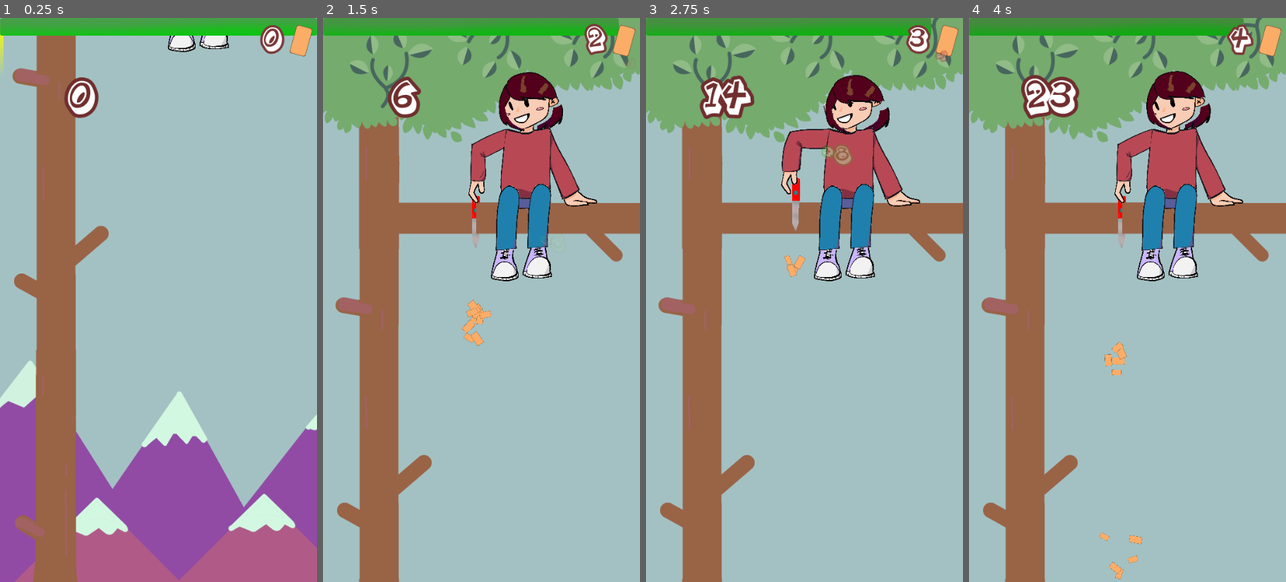
Above: before the commit, frames 1-4 (left to right).
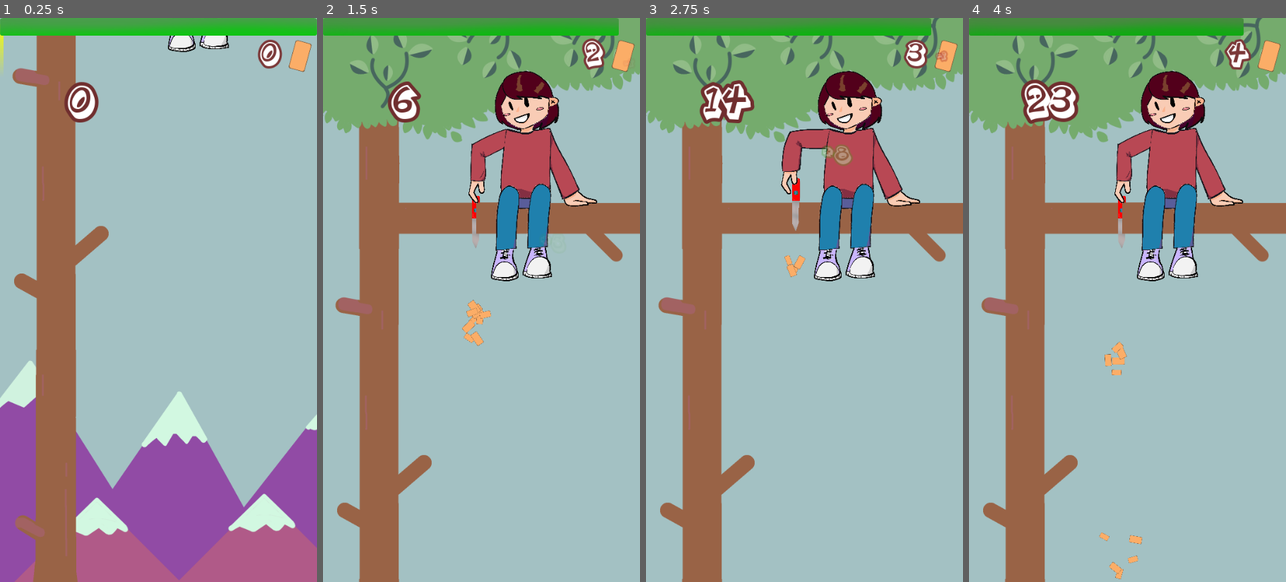
Above: after the commit, the same moments.

Repository: Combativ/SawTheWorld
Game: Godot game, scene res://scenes/main.tscn
Two runs of this game, one before a commit and one after it. Both use one fixed random seed, a clock stepped at 60 frames per second and the inputs below. Sound files missing from this copy of the repository are replaced by a short silence.
Inputs (mouse positions are in pixels of both pictures, inside the frame that each line leads up to):
- Up to frame 1 (0.25 s): no input
- Up to frame 2 (1.5 s): move the mouse to (551, 271) at 0.52 s; hold Right (ui_right) 0.53-1.28 s; move the mouse to (418, 328) at 1.27 s; hold Down (ui_down) from 1.28 s (still down)
- Up to frame 3 (2.75 s): move the mouse to (836, 175) at 2.02 s; release Down (ui_down) at 2.03 s; hold Right (ui_right) from 2.03 s (still down)
- Up to frame 4 (4 s): move the mouse to (1111, 412) at 2.77 s; release Right (ui_right) at 2.78 s; hold Up (ui_up) 2.78-3.53 s; move the mouse to (1222, 384) at 3.52 s; hold Left (ui_left) from 3.53 s (still down)

The runs differ from the first frame. In frame 1, 1.3% of the frame differs, in the area x 20-99%, y 1-19%; in frame 2, 2.1%; in frame 3, 2.8%, in the area x 16-99%, y 1-21%; in frame 4, 2.7%.

Commit message:
Update 0.7 ^.^

Diff:
--- a/bpb game jam/2020/Saw the world(Project)/scenes/character/footwear/footwear.gd
+++ b/bpb game jam/2020/Saw the world(Project)/scenes/character/footwear/footwear.gd
@@ -2,15 +2,3 @@
 
 func _ready():
 	position = Vector2(175, 405)
-
-
-#func _process(delta):
-#	if Input.is_action_pressed("ui_down"):
-#		position.y += 1
-#	if Input.is_action_pressed("ui_up"):
-#		position.y -= 1
-#	if Input.is_action_pressed("ui_left"):
-#		position.x -= 1
-#	if Input.is_action_pressed("ui_right"):
-#		position.x += 1
-#	print(position)
--- a/bpb game jam/2020/Saw the world(Project)/scenes/character/hairstyles/hairstyle.gd
+++ b/bpb game jam/2020/Saw the world(Project)/scenes/character/hairstyles/hairstyle.gd
@@ -4,15 +4,3 @@
 	position = Vector2(215, -1595)
 
 	print(self.get_owner())
-
-
-func _process(delta):
-	if Input.is_action_pressed("ui_down"):
-		offset.y += 1
-	if Input.is_action_pressed("ui_up"):
-		offset.y -= 1
-	if Input.is_action_pressed("ui_left"):
-		offset.x -= 1
-	if Input.is_action_pressed("ui_right"):
-		offset.x += 1
-	print(offset)
--- a/bpb game jam/2020/Saw the world(Project)/scenes/character/pullovers/pullover.gd
+++ b/bpb game jam/2020/Saw the world(Project)/scenes/character/pullovers/pullover.gd
@@ -11,14 +11,3 @@
 		set_frame(1)
 	else:
 		set_frame(0)
-
-
-#	if Input.is_action_pressed("ui_down"):
-#		position.y += 1
-#	if Input.is_action_pressed("ui_up"):
-#		position.y -= 1
-#	if Input.is_action_pressed("ui_left"):
-#		position.x -= 1
-#	if Input.is_action_pressed("ui_right"):
-#		position.x += 1
-#	print(position)
--- a/bpb game jam/2020/Saw the world(Project)/scenes/character/trousers/trouser.gd
+++ b/bpb game jam/2020/Saw the world(Project)/scenes/character/trousers/trouser.gd
@@ -2,15 +2,3 @@
 
 func _ready():
 	position = Vector2(225, -315)
-
-
-#func _process(delta):
-#	if Input.is_action_pressed("ui_down"):
-#		position.y += 1
-#	if Input.is_action_pressed("ui_up"):
-#		position.y -= 1
-#	if Input.is_action_pressed("ui_left"):
-#		position.x -= 1
-#	if Input.is_action_pressed("ui_right"):
-#		position.x += 1
-#	print(position)
--- a/bpb game jam/2020/Saw the world(Project)/scenes/game.tscn
+++ b/bpb game jam/2020/Saw the world(Project)/scenes/game.tscn
@@ -45,15 +45,15 @@
 [ext_resource path="res://fonts/planetbe.ttf" type="DynamicFontData" id=43]
 [ext_resource path="res://scenes/pointLabel.gd" type="Script" id=44]
 [ext_resource path="res://scenes/sawdustLabel.gd" type="Script" id=45]
-[ext_resource path="res://sprites/GUI/Lebensleiste.png" type="Texture" id=46]
+[ext_resource path="res://sprites/GUI/healthbar.png" type="Texture" id=46]
 [ext_resource path="res://scenes/Sprite.gd" type="Script" id=47]
 [ext_resource path="res://scenes/Menu.gd" type="Script" id=48]
-[ext_resource path="res://sprites/GUI/MenuButton(noTEXT).png" type="Texture" id=49]
+[ext_resource path="res://sprites/GUI/Button_Empty.png" type="Texture" id=49]
 [ext_resource path="res://scenes/Restart.gd" type="Script" id=50]
 [ext_resource path="res://scenes/Upgrade.gd" type="Script" id=51]
 [ext_resource path="res://sounds/Upgrade.wav" type="AudioStream" id=52]
 [ext_resource path="res://scenes/Quit.gd" type="Script" id=53]
-[ext_resource path="res://sprites/GUI/MENU-Background_noTEXT.png" type="Texture" id=54]
+[ext_resource path="res://sprites/GUI/Menu_Background.png" type="Texture" id=54]
 [ext_resource path="res://scenes/TimeBonusLabel.gd" type="Script" id=55]
 [ext_resource path="res://scenes/Highscore.gd" type="Script" id=56]
 [ext_resource path="res://scenes/TreesKilled.gd" type="Script" id=57]
@@ -185,36 +185,36 @@
 extra_spacing_char = 2
 font_data = ExtResource( 43 )
 
-[sub_resource type="DynamicFont" id=10]
-size = 64
-font_data = ExtResource( 43 )
-
 [sub_resource type="DynamicFont" id=11]
 size = 34
 outline_size = 6
 outline_color = Color( 0, 0, 0, 1 )
-extra_spacing_char = 9
+extra_spacing_char = 20
+font_data = ExtResource( 43 )
+
+[sub_resource type="DynamicFont" id=10]
+size = 64
 font_data = ExtResource( 43 )
 
 [sub_resource type="DynamicFont" id=12]
-size = 31
+size = 34
 outline_size = 6
 outline_color = Color( 0, 0, 0, 1 )
-extra_spacing_char = 2
+extra_spacing_char = 7
 font_data = ExtResource( 43 )
 
 [sub_resource type="DynamicFont" id=13]
 size = 37
 outline_size = 5
 outline_color = Color( 0.529412, 0.0784314, 0.0784314, 1 )
-extra_spacing_char = 2
+extra_spacing_char = 4
 font_data = ExtResource( 43 )
 
 [sub_resource type="DynamicFont" id=14]
 size = 27
 outline_size = 4
 outline_color = Color( 0.168627, 0.129412, 0.45098, 1 )
-extra_spacing_char = 3
+extra_spacing_char = 6
 font_data = ExtResource( 43 )
 
 [sub_resource type="DynamicFont" id=15]
@@ -236,6 +236,7 @@
 }
 
 [node name="Tree" type="Node2D" parent="."]
+editor/display_folded = true
 script = ExtResource( 3 )
 
 [node name="trunk" type="AnimatedSprite" parent="Tree"]
@@ -244,6 +245,7 @@
 centered = false
 
 [node name="branch" type="Area2D" parent="Tree"]
+editor/display_folded = true
 position = Vector2( 521.548, 628.869 )
 z_index = 4
 script = ExtResource( 8 )
@@ -268,6 +270,7 @@
 anims/fall = SubResource( 4 )
 
 [node name="human" type="Node2D" parent="Tree/branch"]
+editor/display_folded = true
 position = Vector2( -1.29999, 28.6 )
 scale = Vector2( 0.3, 0.3 )
 script = ExtResource( 14 )
@@ -353,16 +356,15 @@
 volume_db = -10.0
 
 [node name="HUD" type="CanvasLayer" parent="."]
-editor/display_folded = true
 script = ExtResource( 42 )
 
 [node name="pointLabel" type="Label" parent="HUD"]
 anchor_right = 1.0
 anchor_bottom = 1.0
 margin_left = 1.20001
-margin_top = 82.8
+margin_top = 90.8
 margin_right = -263.8
-margin_bottom = -772.2
+margin_bottom = -764.2
 custom_fonts/font = SubResource( 8 )
 text = "0"
 align = 1
@@ -371,10 +373,10 @@
 
 [node name="sawdustLabel" type="Label" parent="HUD"]
 anchor_right = 1.0
-margin_left = 232.008
-margin_top = -0.532169
-margin_right = -60.9919
-margin_bottom = 76.4678
+margin_left = 228.225
+margin_top = 23.2438
+margin_right = -64.7745
+margin_bottom = 100.244
 custom_fonts/font = SubResource( 9 )
 text = "0"
 align = 2
@@ -388,42 +390,38 @@
 script = ExtResource( 47 )
 
 [node name="Holz" type="Sprite" parent="HUD"]
-position = Vector2( 512.838, 38.707 )
+position = Vector2( 511.217, 64.6444 )
 rotation = 0.268781
 scale = Vector2( 0.799207, 0.799207 )
 texture = ExtResource( 29 )
 
 [node name="Menu" type="CanvasLayer" parent="."]
-editor/display_folded = true
 script = ExtResource( 48 )
 
 [node name="Restart" type="Button" parent="Menu"]
-editor/display_folded = true
-margin_left = 37.0
-margin_top = 389.0
-margin_right = 493.0
-margin_bottom = 493.0
-custom_fonts/font = SubResource( 10 )
+margin_left = 34.7441
+margin_top = 431.186
+margin_right = 508.744
+margin_bottom = 520.186
 icon = ExtResource( 49 )
 flat = true
 align = 0
 script = ExtResource( 50 )
 
 [node name="RESTART" type="Label" parent="Menu/Restart"]
-margin_left = 18.2065
-margin_top = 5.84064
-margin_right = 435.206
-margin_bottom = 103.841
+margin_left = 16.0
+margin_right = 459.0
+margin_bottom = 84.0
 custom_fonts/font = SubResource( 11 )
-text = ">      RESTART"
+text = "restart!"
+align = 1
 valign = 1
 
 [node name="Upgrade" type="Button" parent="Menu"]
-editor/display_folded = true
 margin_left = 34.5059
-margin_top = 498.348
-margin_right = 489.506
-margin_bottom = 569.348
+margin_top = 528.922
+margin_right = 508.506
+margin_bottom = 632.922
 custom_fonts/font = SubResource( 10 )
 icon = ExtResource( 49 )
 flat = true
@@ -433,38 +431,38 @@
 stream = ExtResource( 52 )
 
 [node name="UPGRADE" type="Label" parent="Menu/Upgrade"]
-margin_left = 18.3275
-margin_top = 5.41327
-margin_right = 410.328
-margin_bottom = 103.413
+margin_left = 8.0
+margin_top = 11.0
+margin_right = 467.0
+margin_bottom = 78.0
 custom_fonts/font = SubResource( 11 )
-text = ">      UPGRADE"
+text = "upgrade"
+align = 1
 valign = 1
 
 [node name="Quit" type="Button" parent="Menu"]
-editor/display_folded = true
-margin_left = 39.3463
-margin_top = 617.278
-margin_right = 495.346
-margin_bottom = 688.278
+margin_left = 35.9168
+margin_top = 633.276
+margin_right = 509.917
+margin_bottom = 737.276
 custom_fonts/font = SubResource( 10 )
 icon = ExtResource( 49 )
 flat = true
 script = ExtResource( 53 )
 
 [node name="QUIT" type="Label" parent="Menu/Quit"]
-margin_left = 18.9194
-margin_top = 4.6673
-margin_right = 416.919
-margin_bottom = 102.667
+margin_left = 8.0
+margin_top = 9.0
+margin_right = 466.0
+margin_bottom = 81.0
 custom_fonts/font = SubResource( 11 )
-text = ">         QUIT"
+text = "quit"
+align = 1
 valign = 1
 
 [node name="background" type="Sprite" parent="Menu"]
-editor/display_folded = true
-position = Vector2( 245, 510 )
-scale = Vector2( 0.9125, 0.966667 )
+position = Vector2( 270, 530 )
+scale = Vector2( 0.9, 0.9 )
 z_index = -1
 texture = ExtResource( 54 )
 __meta__ = {
@@ -472,12 +470,14 @@
 }
 
 [node name="label" type="Label" parent="Menu/background"]
-margin_left = -249.46
-margin_top = -227.272
-margin_right = 418.54
-margin_bottom = -129.272
+margin_left = -300.0
+margin_top = -227.0
+margin_right = 300.0
+margin_bottom = -111.0
 custom_fonts/font = SubResource( 12 )
-text = "CONGRATULATIONS, YOU DIED!"
+text = "CONGRATULATIONS,
+YOU DIED!"
+align = 1
 valign = 1
 
 [node name="TimeBonusLabel" type="Label" parent="Menu"]
@@ -503,9 +503,9 @@
 
 [node name="TreesKilled" type="Label" parent="Menu"]
 margin_left = 272.397
-margin_top = 250.0
+margin_top = 263.0
 margin_right = 544.397
-margin_bottom = 280.0
+margin_bottom = 293.0
 custom_fonts/font = SubResource( 15 )
 custom_colors/font_color = Color( 1, 0.172549, 0.172549, 1 )
 text = "Trees killed: "
Binary file added: bpb game jam/2020/Saw the world(Project)/sprites/GUI/Button_Cool.png
Not shown, changed: bpb game jam/2020/Saw the world(Project)/sprites/GUI/Button_Cool.png.import
Binary file added: bpb game jam/2020/Saw the world(Project)/sprites/GUI/Button_Empty.png
Not shown, changed: bpb game jam/2020/Saw the world(Project)/sprites/GUI/Button_Empty.png.import
Renamed: bpb game jam/2020/Saw the world(Project)/sprites/GUI/MenuButton(noTEXT).png -> bpb game jam/2020/Saw the world(Project)/sprites/GUI/Button_empty(old).png
Not shown, changed: bpb game jam/2020/Saw the world(Project)/sprites/GUI/Button_empty(old).png.import
Binary file removed: bpb game jam/2020/Saw the world(Project)/sprites/GUI/COOL block.png
Not shown, removed: bpb game jam/2020/Saw the world(Project)/sprites/GUI/Lebensleiste.png.import
Binary file removed: bpb game jam/2020/Saw the world(Project)/sprites/GUI/MENU block.png
Binary file removed: bpb game jam/2020/Saw the world(Project)/sprites/GUI/MENU-Background_noTEXT.png
Not shown, removed: bpb game jam/2020/Saw the world(Project)/sprites/GUI/MenuButton(noTEXT).png.import
Binary file added: bpb game jam/2020/Saw the world(Project)/sprites/GUI/Menu_Background.png
(and 19 more such lines)
